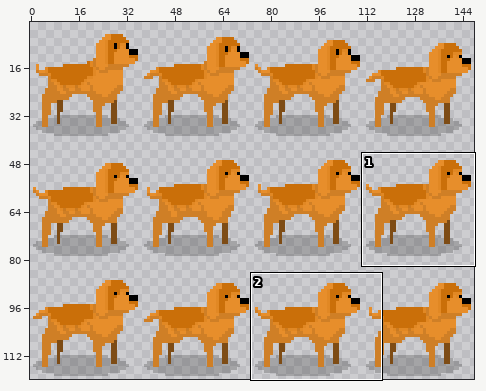
File history of a sprite sheet, Assets/_Game/Art/Characters/Caramelo/CarameloFicandoTriste.png. The first picture is a wide view before the edit; the outline marks the close-up.
Close-up. First the earlier version:
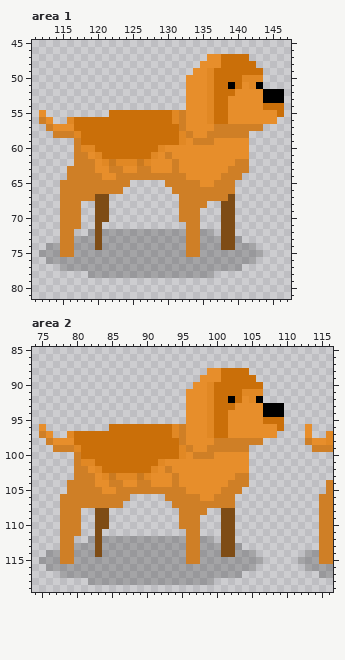
The file is 148x120 pixels. Colours within 5 levels of each other are drawn and written as one. Shown: area 1: x 111..147, y 45..81; area 2: x 74..116, y 85..119. The wide view leaves out empty margins. The commit also changed other parts of the picture, which this record leaves out.
After:
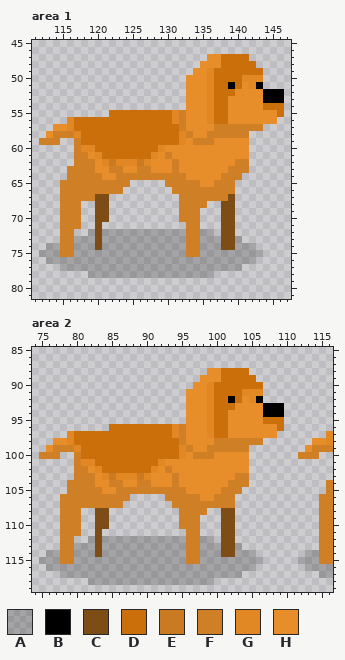
Palette (. is transparent): A #00000033  B #000000  C #7e4c15  D #ca6f09  E #ca7a20  F #cf7f26  G #e18824  H #e78e2b
Diff:
Changed rows in their new state; - is an unchanged pixel.
Area 1:
first column x 112:
55 .----
56 ..---
57 -.--G
58 -H---
59 FFF--
Area 2:
first column x 75:
 96 .-------------------------------------.-
 97 ..------------------------------------.-
 98 -.--G---------------------------------.-
 99 -H------------------------------------H-
100 FFF----------------------------------FFF
Pixel boxes of the changes (left, top, right, bottom) in both close-ups:
changed: (39, 110, 74, 145)
changed: (39, 424, 74, 459)
changed: (298, 424, 319, 459)
